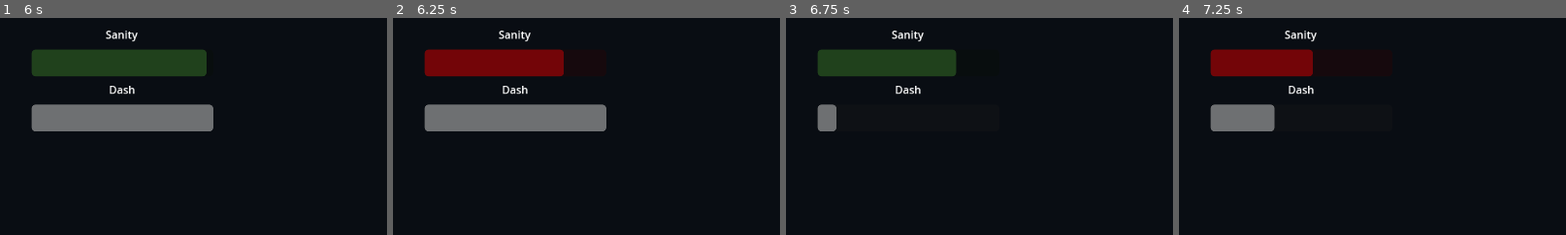
Above: before the commit, frames 1-4 (left to right).
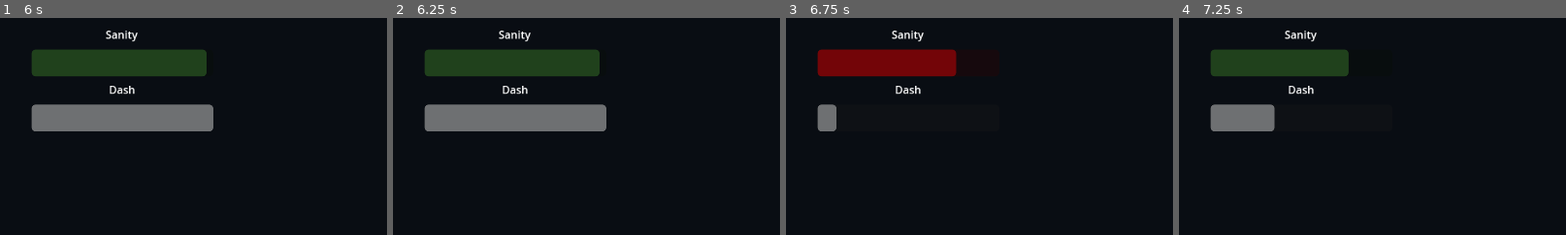
Above: after the commit, the same moments.

Repository: OmarCompiled/Stuck_NULL_BYTES
Game: Godot game, scene res://world.tscn
The game is run twice, just before and just after one commit, with the same random seed, the same clock (stepped at 60 frames per second) and the same inputs.
Inputs (mouse positions are % of the whole screen's width and height, from its top left):
- Up to frame 1 (6 s): tap Enter (ui_accept) at 0.5, 0.77, 1.52, 2.75, 3.02, 3.5, 3.77, 4.52 s; move the mouse to (55, 50) at 0.52 s; hold E (Dash) 0.53-1.28 s; hold W (MoveForward) 0.53-5.78 s; move the mouse to (45, 50) at 1.27 s; click (45, 50) at 1.35 s; move the mouse to (52, 48) at 2.02 s; hold Shift (Sprint) 2.03-2.78 s; move the mouse to (49, 52) at 2.77 s; tap N at 2.85, 5.85 s; move the mouse to (57, 51) at 3.52 s; hold E (Dash) 3.53-4.28 s; move the mouse to (42, 49) at 4.27 s; click (42, 49) at 4.35 s; move the mouse to (51, 50) at 5.02 s; hold Shift (Sprint) 5.03-5.78 s; move the mouse to (46, 48) at 5.77 s; hold D (MoveRight) from 5.78 s (still down)
- Up to frame 2 (6.25 s): keep holding D (MoveRight); tap Enter (ui_accept) at 6.02 s
- Up to frame 3 (6.75 s): tap Enter (ui_accept) at 6.5 s; move the mouse to (55, 50) at 6.52 s; release D (MoveRight) at 6.53 s; hold W (MoveForward) from 6.53 s (still down); hold E (Dash) from 6.53 s (still down)
- Up to frame 4 (7.25 s): keep holding W (MoveForward); keep holding E (Dash); tap Enter (ui_accept) at 6.77 s
The pictures show only the part of the screen within x 0-50%, y 0-50%; the shares and areas given below are measured in that part.

Frame 1 is identical in both runs. In frame 2, 5.6% of the frame differs, in the area x 8-54%, y 14-27%; in frame 3, 4.5%; in frame 4, 4.4%.

Commit message:
feat: add max value to healing rooms

Diff:
--- a/godot/flashlight.gd
+++ b/godot/flashlight.gd
@@ -3,7 +3,7 @@
 @onready var spot_light = $DetectionArea/SpotLight3D
 @onready var cooldown = $CoolDownBar
 @onready var detection_area = $DetectionArea
-@export var damage_per_second: float = 120.0
+@export var damage_per_second: float = 150.0
 @export var drain_per_second: float = 50
 @export var recharge_per_second: float = 100/3
 
--- a/godot/prefabs/healing_area.gd
+++ b/godot/prefabs/healing_area.gd
@@ -1,12 +1,26 @@
 extends Area3D
 
+signal health_depleted()
+
+@onready var light = $"../OmniLight3D"
+
 var player;
+
 var is_healing = false
+var room_health = 100
 const HEAL_PER_SECOND = 20
 
 func _process(delta):
+	if is_healing and room_health <= 0:
+		is_healing = false
+		body_entered.disconnect(_on_body_entered)
+		body_exited.disconnect(_on_body_exited)
+		health_depleted.emit()
+
 	if is_healing and player:
-		player.health_component.heal(HEAL_PER_SECOND * delta)
+		var health = min(HEAL_PER_SECOND * delta, room_health)
+		player.health_component.heal(health)
+		room_health -= health
 
 
 func _on_body_entered(body: Node3D) -> void:
--- a/godot/prefabs/item_room.tscn
+++ b/godot/prefabs/item_room.tscn
@@ -1,8 +1,9 @@
-[gd_scene load_steps=6 format=3 uid="uid://d3dglyqlcv3ns"]
+[gd_scene load_steps=7 format=3 uid="uid://d3dglyqlcv3ns"]
 
 [ext_resource type="Script" uid="uid://dg0fdhchjs2xg" path="res://addons/SimpleDungeons/DungeonRoom3D.gd" id="1_wkgr2"]
 [ext_resource type="Script" uid="uid://b4avbg4f7ol2k" path="res://remove_unused_doors.gd" id="2_vjcru"]
 [ext_resource type="Script" uid="uid://jxx8suhd7ebh" path="res://prefabs/healing_area.gd" id="3_vjcru"]
+[ext_resource type="Script" uid="uid://c7k7nrhp3yjhd" path="res://prefabs/omni_light_3d.gd" id="3_xmq27"]
 
 [sub_resource type="StandardMaterial3D" id="StandardMaterial3D_anrrp"]
 
@@ -33,9 +34,10 @@
 
 [node name="OmniLight3D" type="OmniLight3D" parent="."]
 light_color = Color(0.1875, 1, 0, 1)
-light_energy = 3.054
+light_energy = 3.0
 shadow_enabled = true
 omni_range = 15.7367
+script = ExtResource("3_xmq27")
 
 [node name="HealingArea" type="Area3D" parent="."]
 script = ExtResource("3_vjcru")
@@ -46,3 +48,4 @@
 
 [connection signal="body_entered" from="HealingArea" to="HealingArea" method="_on_body_entered"]
 [connection signal="body_exited" from="HealingArea" to="HealingArea" method="_on_body_exited"]
+[connection signal="health_depleted" from="HealingArea" to="OmniLight3D" method="_on_healing_area_health_depleted"]
--- /dev/null
+++ b/godot/prefabs/omni_light_3d.gd
@@ -0,0 +1,19 @@
+extends OmniLight3D
+
+@export var dimming_seconds = 2
+var max_energy = light_energy
+var dimming_rate = max_energy / dimming_seconds
+var is_dimming = false
+
+func _process(delta: float) -> void:
+	if is_dimming:
+		_dim_light(delta)
+
+func _dim_light(delta: float) -> void:
+	light_energy = max(0, light_energy - dimming_rate * delta);
+	if light_energy == 0:
+		is_dimming = false
+
+
+func _on_healing_area_health_depleted() -> void:
+	is_dimming = true
--- a/godot/project.godot
+++ b/godot/project.godot
@@ -23,6 +23,10 @@
 [debug]
 
 gdscript/warnings/integer_division=0
+
+[display]
+
+window/size/mode=3
 
 [editor_plugins]
 
--- a/godot/shadow.gd
+++ b/godot/shadow.gd
@@ -6,8 +6,8 @@
 @export var sanity_reward = 15
 @export var knockback_decay: float = 0.95
 @export var dmg = 20
-@export var min_speed: float = 10.0
-@export var max_speed: float = 12.0
+@export var min_speed: float = 8.0
+@export var max_speed: float = 10.0
 
 var speed: float
 var can_see_player: bool = false
Not shown, added: godot/prefabs/omni_light_3d.gd.uid
